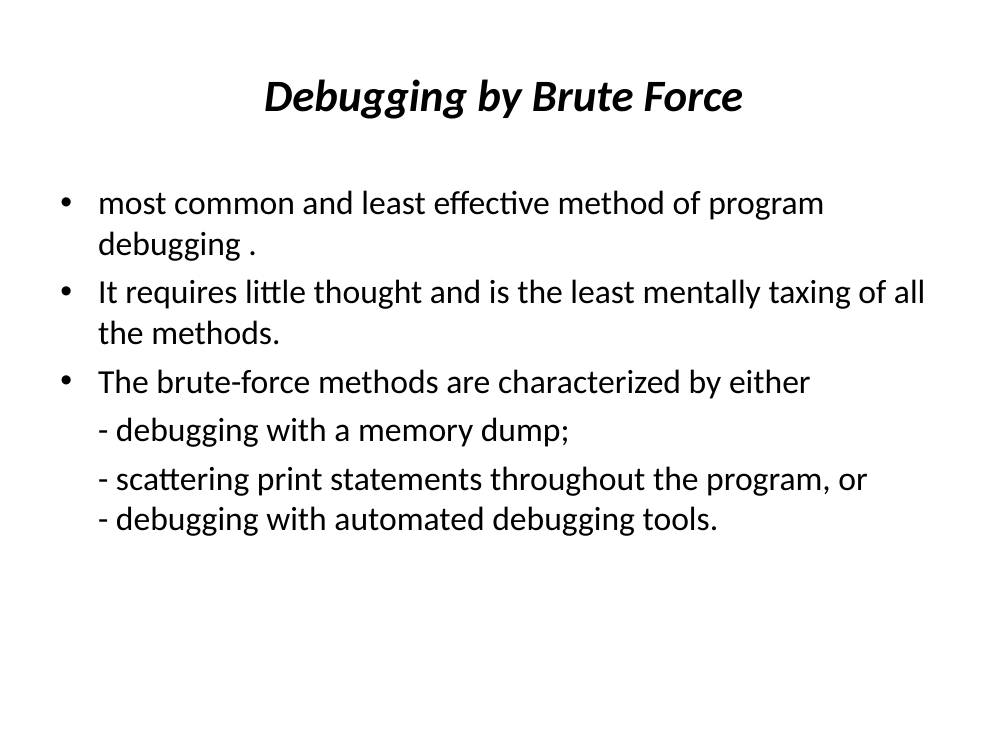
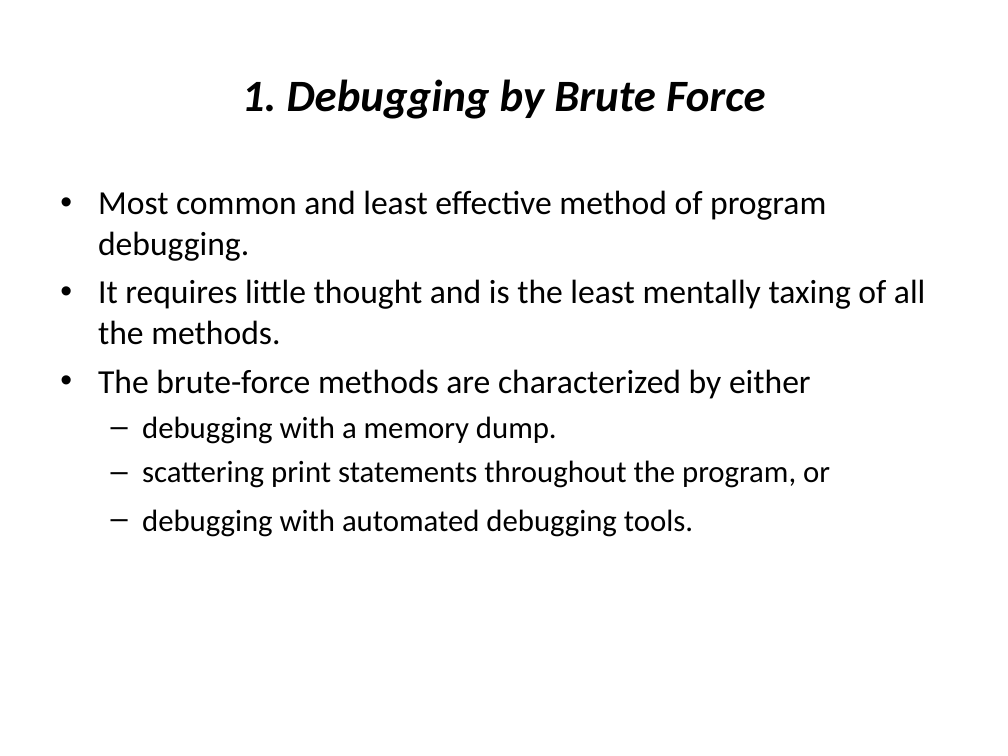
Before and after one commit to kazimsayed954/S5, a slide deck: slide 39 of 02. System Software/Sir's PPTs/6. Editors and Debuggers.ppt (slide 37 before the commit). Drawn at 1008x756 pixels with LibreOffice and Linux fonts; fonts in the diff are those of the drawing. Boxes give left, top, right and bottom in pixels: in the first picture for what was removed or moved away, otherwise in the second. Text is boxed around its words. In the diff, an @@ line names an element or a change of style, - is before the commit and + after.

```diff
--- a/02. System Software/Sir's PPTs/6. Editors and Debuggers.ppt
+++ b/02. System Software/Sir's PPTs/6. Editors and Debuggers.ppt
@@ title at [242,79,765,119]: text changed @@
-Debugging by Brute Force
+1. Debugging by Brute Force
@@ text at [98,190,826,261]: text changed @@
-• most common and least effective method of program debugging .
+• Most common and least effective method of program debugging.
@@ text at [142,416,830,537]: text changed; size 24 to 22 pt @@
-- debugging with a memory dump;
-- scattering print statements throughout the program, or - debugging with automated debugging tools.
+  – debugging with a memory dump.
+  – scattering print statements throughout the program, or
+  – debugging with automated debugging tools.
```
Also in this commit, not shown: 46 other slides changed, 3 slides added, 1 other file.
